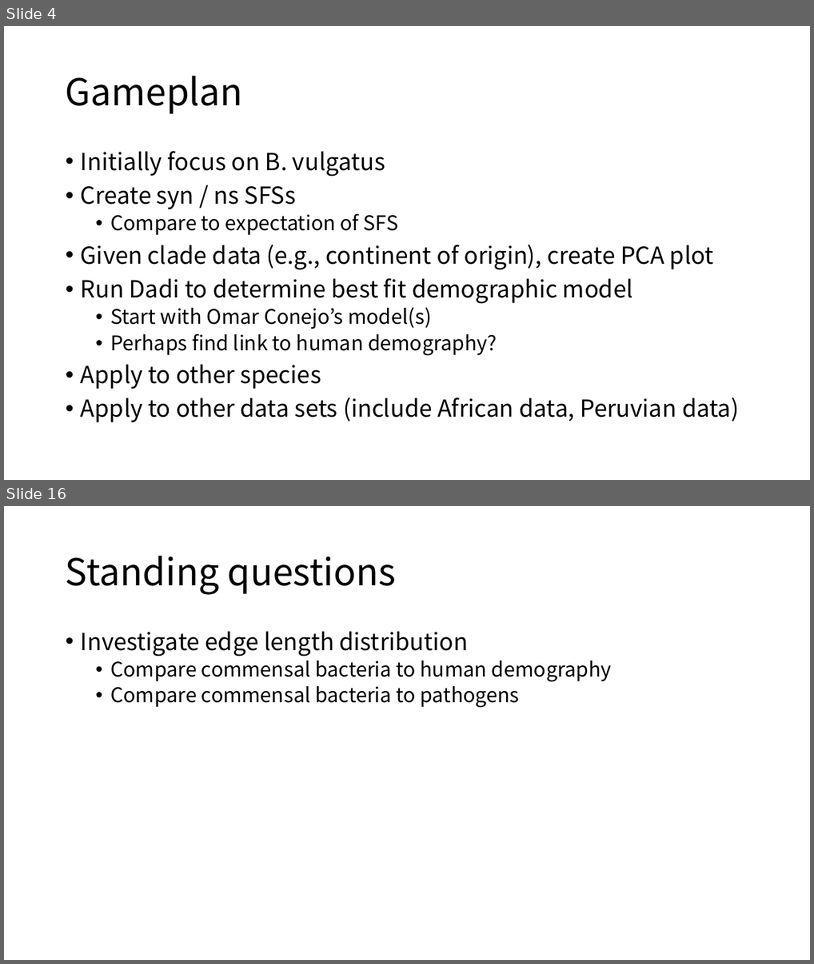
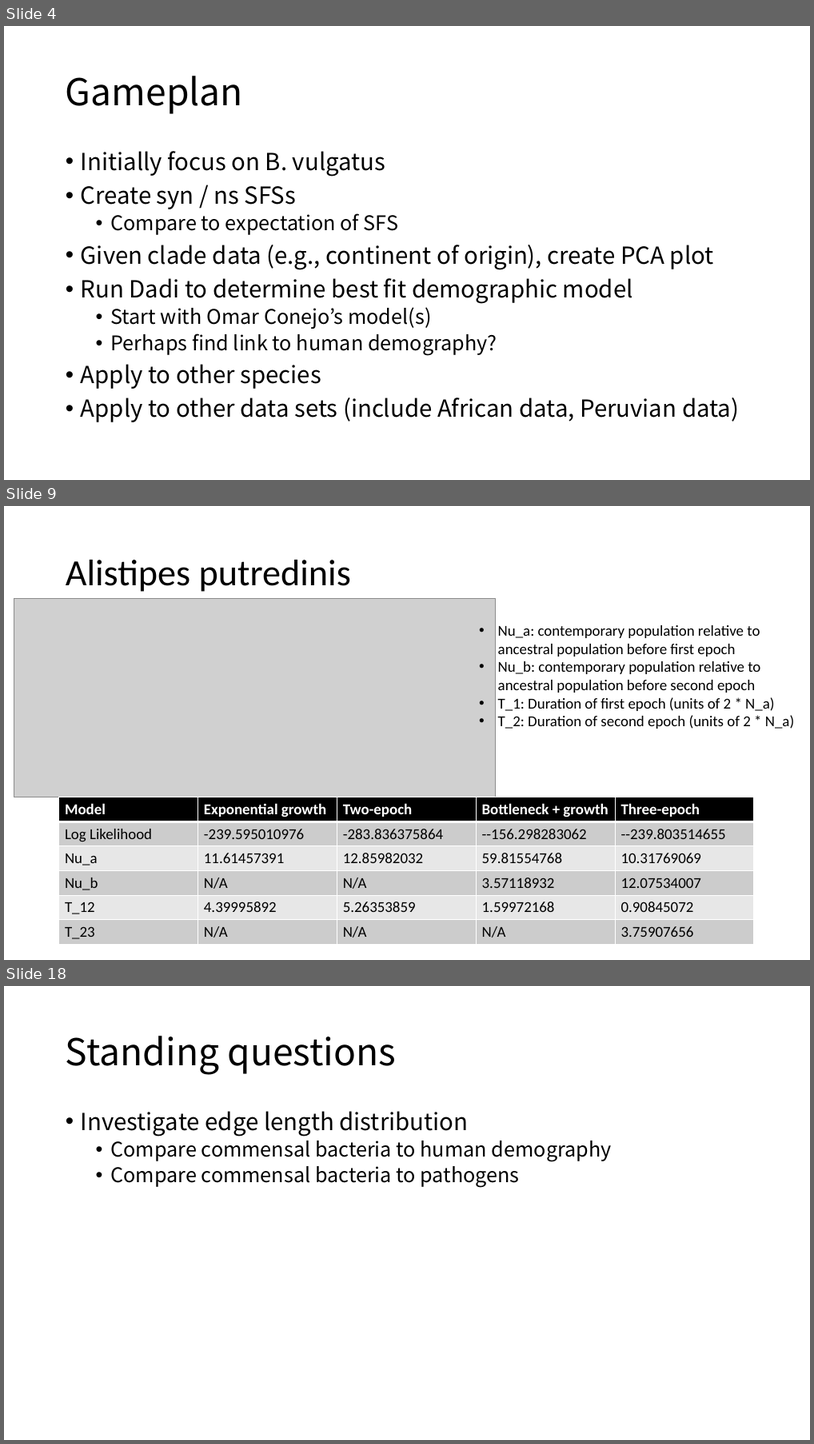
Before and after one commit to jon-mah/demo_for_ccgb, a slide deck: Summary/20210217_demo_for_ccgb_rotation_update.pptx. Shown one above the other, each under a label of ours: slides 4 and 16 before the commit, slides 4, 9 and 18 after it; the slides between them are not shown. The pictures are 814x964 and 814x1444 pixels, drawn with LibreOffice and Linux fonts; fonts in the diff are those of the drawing; grey boxes stand for pictures. Boxes give left, top, right and bottom in pixels: in the first picture for what was removed or moved away, otherwise in the second. Text is boxed around its words. In the diff, an @@ line names an element or a change of style, - is before the commit and + after.

```diff
--- a/Summary/20210217_demo_for_ccgb_rotation_update.pptx
+++ b/Summary/20210217_demo_for_ccgb_rotation_update.pptx
@@ slide 9 added at (4,506,810,960), background #FFFFFF @@
@@ title added at (66,560,351,592), 44 pt, text #000000 @@
+Alistipes putredinis
@@ picture added at (14,599,495,797) @@
@@ text added at (498,625,794,728), 18 pt, text #000000 @@
+• Nu_a: contemporary population relative to ancestral population before first epoch
+• Nu_b: contemporary population relative to ancestral population before second epoch
+• T_1: Duration of first epoch (units of 2 * N_a)
+• T_2: Duration of second epoch (units of 2 * N_a)
@@ table added at (59,797,754,944), 6 rows, 5 columns @@
+Model | Exponential growth | Two-epoch | Bottleneck + growth | Three-epoch
+Log Likelihood | -239.595010976 | -283.836375864 | --156.298283062 | --239.803514655
+Nu_a | 11.61457391 | 12.85982032 | 59.81554768 | 10.31769069
+Nu_b | N/A | N/A | 3.57118932 | 12.07534007
+T_12 | 4.39995892 | 5.26353859 | 1.59972168 | 0.90845072
+T_23 | N/A | N/A | N/A | 3.75907656
@@ what was slide 16 is now slide 18 @@
```
Also in this commit, not shown: 1 slide changed, 12 other slides added, 11 slides removed, 1 other file.
